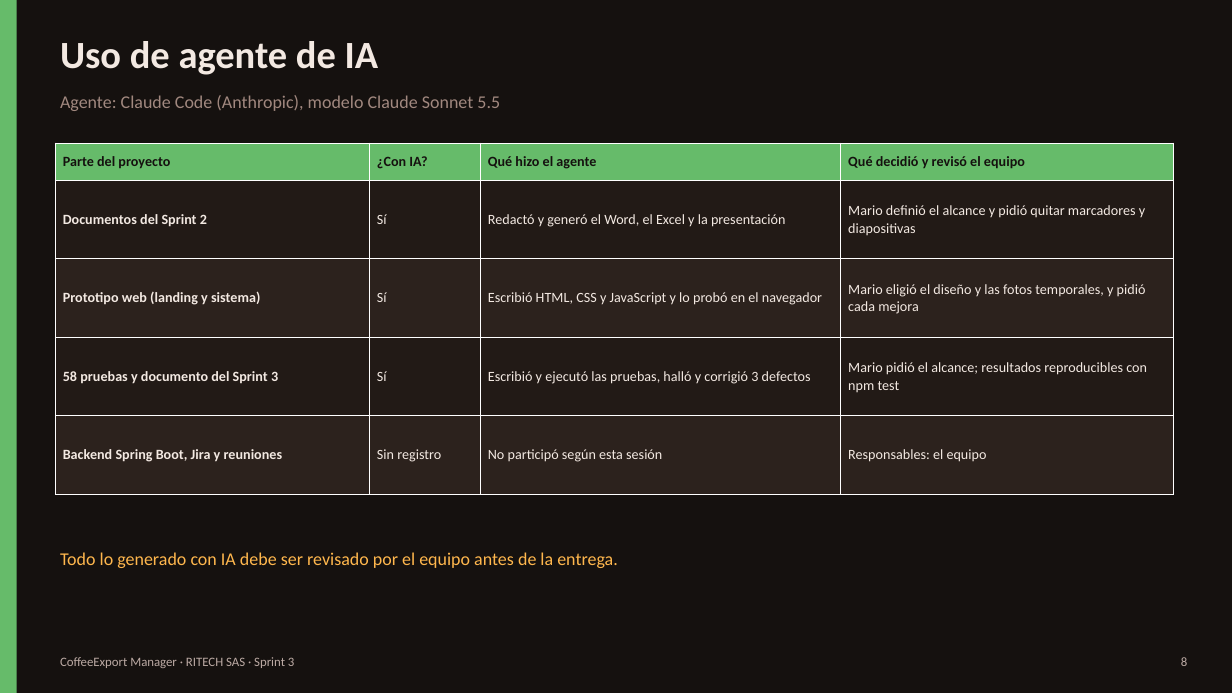
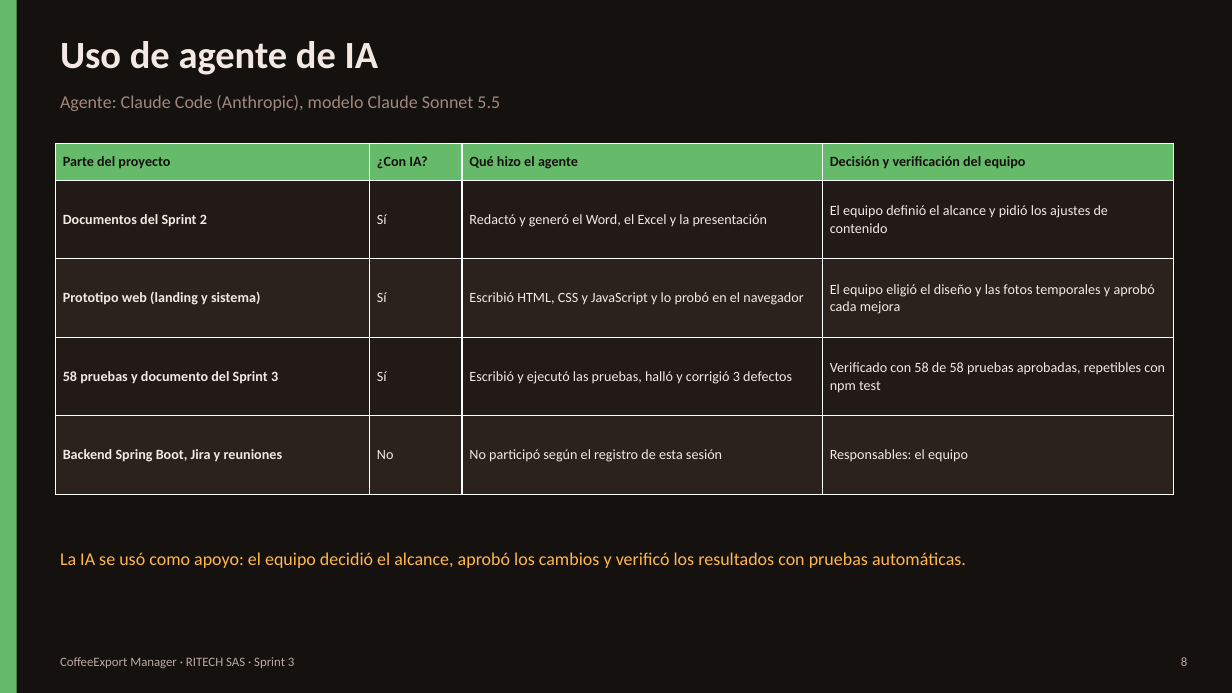
Before and after one commit to brayanckr/Proyecto-Calidad-de-software, a slide deck: slide 8 of docs/sprint3/CoffeeExport_Manager_Sprint3.pptx. Drawn at 1232x693 pixels with LibreOffice and Linux fonts; fonts in the diff are those of the drawing. Boxes give left, top, right and bottom in pixels: in the first picture for what was removed or moved away, otherwise in the second. Text is boxed around its words. In the diff, an @@ line names an element or a change of style, - is before the commit and + after.

Commit message:
Sprint 3: reformular la diapositiva de uso de IA
Destaca la decisión y la verificación del equipo con las pruebas automáticas.

```diff
--- a/docs/sprint3/CoffeeExport_Manager_Sprint3.pptx
+++ b/docs/sprint3/CoffeeExport_Manager_Sprint3.pptx
@@ table at [55, 143, 1174, 494] @@
-row 1, column 4: Qué decidió y revisó el equipo
+row 1, column 4: Decisión y verificación del equipo
-row 2, column 4: Mario definió el alcance y pidió quitar marcadores y diapositivas
+row 2, column 4: El equipo definió el alcance y pidió los ajustes de contenido
-row 3, column 4: Mario eligió el diseño y las fotos temporales, y pidió cada mejora
+row 3, column 4: El equipo eligió el diseño y las fotos temporales y aprobó cada mejora
-row 4, column 4: Mario pidió el alcance; resultados reproducibles con npm test
+row 4, column 4: Verificado con 58 de 58 pruebas aprobadas, repetibles con npm test
-row 5, column 2: Sin registro
+row 5, column 2: No
-row 5, column 3: No participó según esta sesión
+row 5, column 3: No participó según el registro de esta sesión
@@ text at [60, 552, 966, 568]: text changed @@
-Todo lo generado con IA debe ser revisado por el equipo antes de la entrega.
+La IA se usó como apoyo: el equipo decidió el alcance, aprobó los cambios y verificó los resultados con pruebas automáticas.
```
